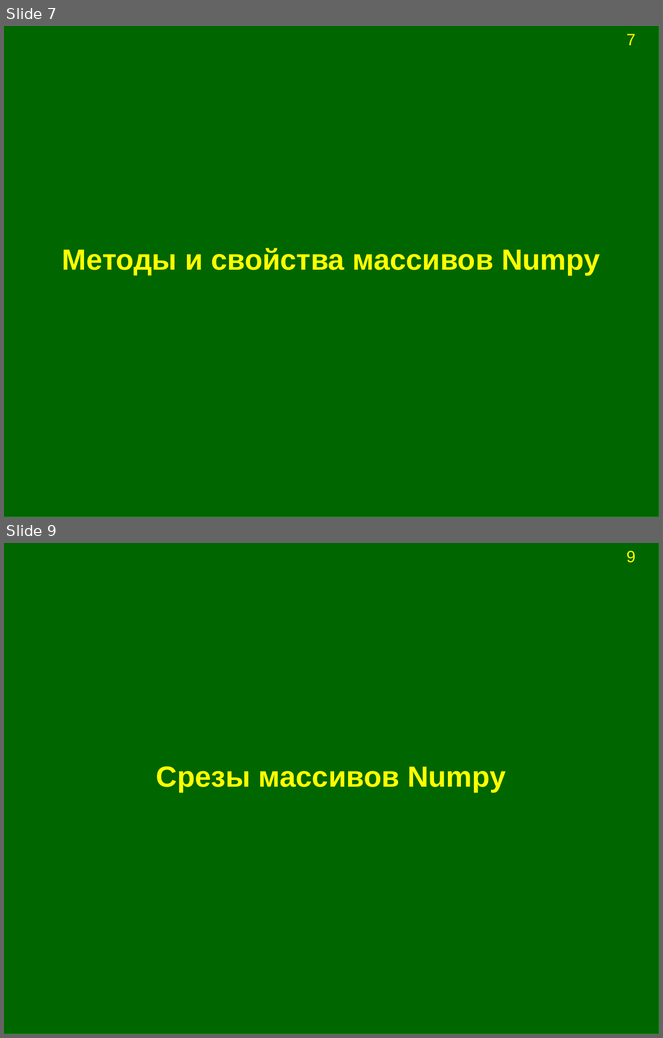
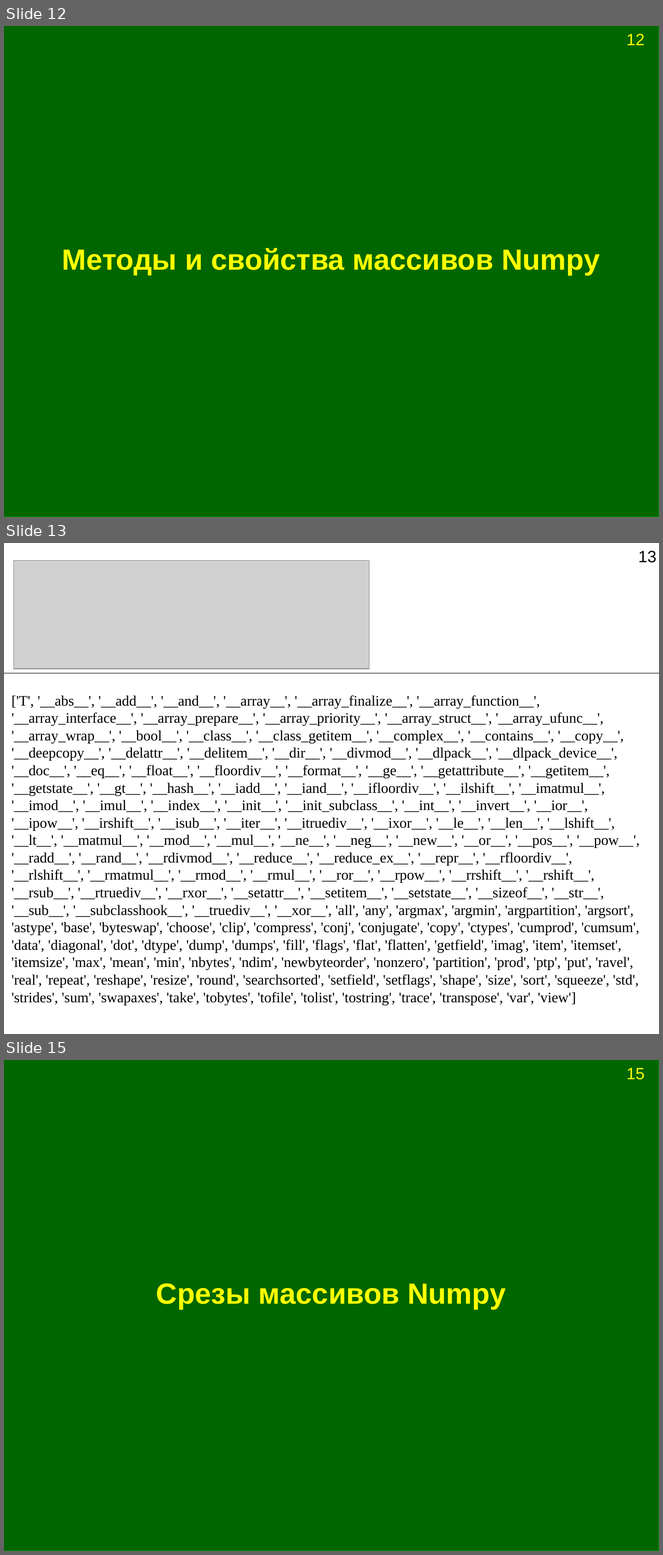
Before and after one commit to Jenyay/modelling, a slide deck: python language/presentations/15. Numpy.odp. Shown one above the other, each under a label of ours: slides 7 and 9 before the commit, slides 12, 13 and 15 after it; the slides between them are not shown. The pictures are 663x1038 and 663x1555 pixels, drawn with LibreOffice and Linux fonts; fonts in the diff are those of the drawing; grey boxes stand for pictures. Boxes give left, top, right and bottom in pixels: in the first picture for what was removed or moved away, otherwise in the second. Text is boxed around its words. In the diff, an @@ line names an element or a change of style, - is before the commit and + after.

```diff
--- a/python language/presentations/15. Numpy.odp
+++ b/python language/presentations/15. Numpy.odp
@@ slide 13 added at bbox=[4, 543, 659, 1034], background #FFFFFF @@
@@ page number added at bbox=[638, 551, 657, 563], 18 pt, text #000000 @@
+13
@@ picture added at bbox=[14, 561, 370, 669] @@
@@ line added from (4, 674) to (659, 674), #000000 0 pt @@
@@ text added at bbox=[11, 695, 640, 1005], 16 pt, text #000000 @@
+['T', '__abs__', '__add__', '__and__', '__array__', '__array_finalize__', '__array_function__', '__array_interface__', '__array_prepare__', '__array_priority__', '__array_struct__', '__array_ufunc__', '__array_wrap__', '__bool__', '__class__', '__class_getitem__', '__complex__', '__contains__', '__copy__', '__deepcopy__', '__delattr__', '__delitem__', '__dir__', '__divmod__', '__dlpack__', '__dlpack_device__', '__doc__', '__eq__', '__float__', '__floordiv__', '__format__', '__ge__', '__getattribute__', '__getitem__', '__getstate__', '__gt__', '__hash__', '__iadd__', '__iand__', '__ifloordiv__', '__ilshift__', '__imatmul__', '__imod__', '__imul__', '__index__', '__init__', '__init_subclass__', '__int__', '__invert__', '__ior__', '__ipow__', '__irshift__', '__isub__', '__iter__', '__itruediv__', '__ixor__', '__le__', '__len__', '__lshift__', '__lt__', '__matmul__', '__mod__', '__mul__', '__ne__', '__neg__', '__new__', '__or__', '__pos__', '__pow__', '__radd__', '__rand__', '__rdivmod__', '__reduce__', '__reduce_ex__', '__repr__', '__rfloordiv__', '__rlshift__', '__rmatmul__', '__rmod__', '__rmul__', '__ror__', '__rpow__', '__rrshift__', '__rshift__', '__rsub__', '__rtruediv__', '__rxor__', '__setattr__', '__setitem__', '__setstate__', '__sizeof__', '__str__', '__sub__', '__subclasshook__', '__truediv__', '__xor__', 'all', 'any', 'argmax', 'argmin', 'argpartition', 'argsort', 'astype', 'base', 'byteswap', 'choose', 'clip', 'compress', 'conj', 'conjugate', 'copy', 'ctypes', 'cumprod', 'cumsum', 'data', 'diagonal', 'dot', 'dtype', 'dump', 'dumps', 'fill', 'flags', 'flat', 'flatten', 'getfield', 'imag', 'item', 'itemset', 'itemsize', 'max', 'mean', 'min', 'nbytes', 'ndim', 'newbyteorder', 'nonzero', 'partition', 'prod', 'ptp', 'put', 'ravel', 'real', 'repeat', 'reshape', 'resize', 'round', 'searchsorted', 'setfield', 'setflags', 'shape', 'size', 'sort', 'squeeze', 'std', 'strides', 'sum', 'swapaxes', 'take', 'tobytes', 'tofile', 'tolist', 'tostring', 'trace', 'transpose', 'var', 'view']
@@ what was slide 7 is now slide 12 @@
@@ page number at bbox=[626, 34, 645, 45]: text changed @@
-7
+12
@@ what was slide 9 is now slide 15 @@
@@ page number at bbox=[626, 1068, 645, 1080]: text changed @@
-9
+15
```
Also in this commit, not shown: 1 slide changed, 6 other slides added, 1 slide removed, 1 other file.
